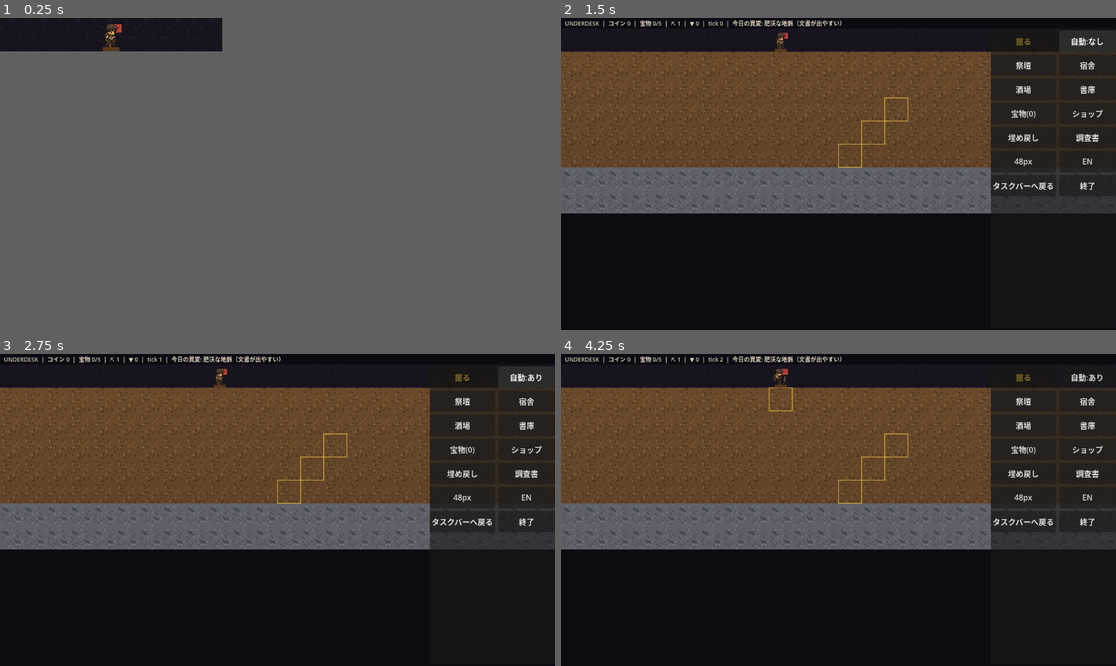
Above: before the commit, frames 1-4 (two rows, left to right).
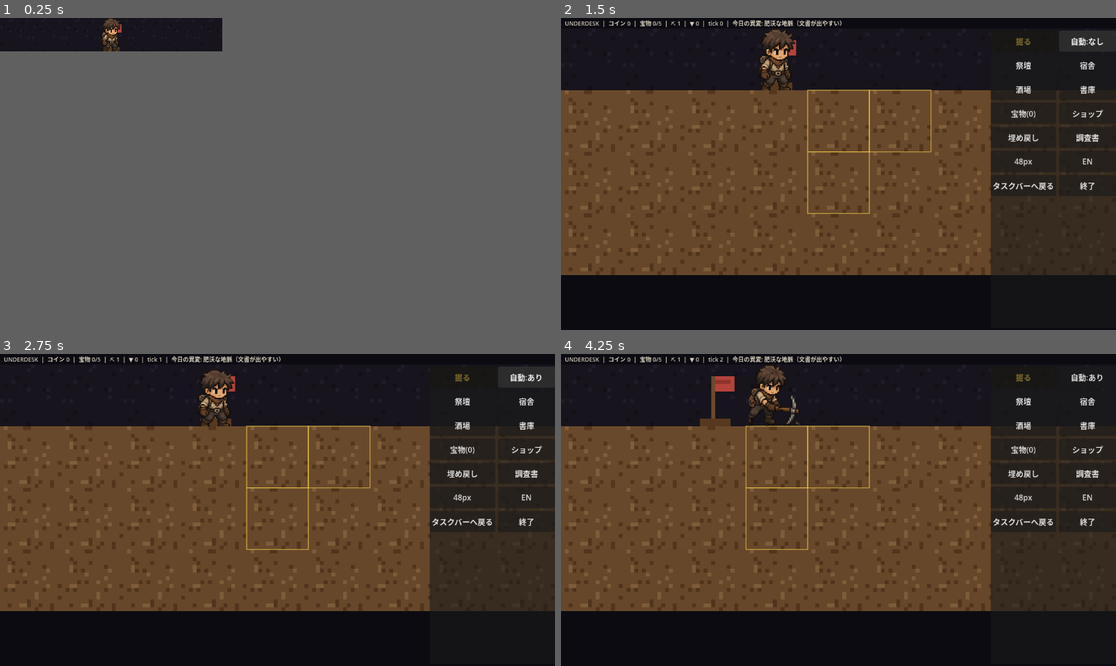
Above: after the commit, the same moments.

Repository: jinsei0604/UnderDesk
Game: Godot game, scene res://src/ui/main.tscn
Two runs of this game, one before a commit and one after it. Both use one fixed random seed, a clock stepped at 60 frames per second and the inputs below.
Inputs (mouse positions are in pixels of both pictures, inside the frame that each line leads up to):
- Up to frame 1 (0.25 s): no input
- Up to frame 2 (1.5 s): tap Enter at 0.5 s; drag from (672, 33) to (694, 27) at 0.52 s; click "自動:あり" at 1.25 s
- Up to frame 3 (2.75 s): click "自動:なし" at 2 s
- Up to frame 4 (4.25 s): click "祭壇" at 2.75 s; click "掘る" at 3.5 s

The runs differ from the first frame. In frame 1, 0.2% of the frame differs, in the area x 18-22%, y 0-11%; in frame 2, 44%, in the area x 0-100%, y 3-83%; in frame 3, 44%; in frame 4, 44%.

Commit message:
Tunnel-cam: big zoom, protagonist-locked camera, rightward digging
Per the reference image:
- Expanded view zooms to 128px cells (about 7x5 cells in frame), and
  in-game sprites are resampled to 128px with Lanczos so the hero
  digging in the center reads at near-native illustration quality.
  Illustrated sprites now fill the whole cell instead of the inset box.
- The camera anchors on the protagonist in both views and follows
  every tick as they move.
- Auto-dig carves a serpentine tunnel: left-to-right along the row,
  drop one row at the end, dig back - horizontal tunnelling to the eye
  while depth still advances through the strata.

Co-Authored-By: Claude Fable 5 <noreply@anthropic.com>

Diff:
--- a/src/core/sim.gd
+++ b/src/core/sim.gd
@@ -130,15 +130,26 @@
 	_ensure_rows(deepest + UD.GRID_EXPAND_ROWS)
 	match dig_policy:
 		UD.DigPolicy.DOWN:
-			# Layer order: fully clear the shallowest unfinished row before
-			# descending, so no soil columns are left hanging beside the shaft.
+			# Serpentine tunnel: odd rows dig left-to-right, even rows dig
+			# back right-to-left, dropping one row at each end. Progress
+			# reads as horizontal tunnelling (per the reference image)
+			# while depth still advances through the strata.
 			for y in range(1, grid.height):
-				for x in grid.width:
+				var xs: Array[int] = []
+				if y % 2 == 1:
+					for x in grid.width:
+						xs.append(x)
+				else:
+					for x in range(grid.width - 1, -1, -1):
+						xs.append(x)
+				for x in xs:
 					var cell := Vector2i(x, y)
 					if grid.terrain_at(cell) != UD.Terrain.AIR:
 						candidates.append(cell)
+						if candidates.size() >= UD.MINION_MAX:
+							return candidates
 				if not candidates.is_empty():
-					break
+					return candidates
 		UD.DigPolicy.WIDEN:
 			for x in grid.width:
 				var air := Vector2i(x, deepest)
@@ -148,15 +159,14 @@
 					var side := air + Vector2i(dx, 0)
 					if grid.is_inside(side) and grid.terrain_at(side) != UD.Terrain.AIR:
 						candidates.append(side)
-	# Closest to the depot column first; ties resolve left-to-right.
-	candidates.sort_custom(
-		func(a: Vector2i, b: Vector2i) -> bool:
-			var da := absi(a.x - UD.DEPOT_POS.x)
-			var db := absi(b.x - UD.DEPOT_POS.x)
-			if da != db:
-				return da < db
-			return a.x < b.x
-	)
+			candidates.sort_custom(
+				func(a: Vector2i, b: Vector2i) -> bool:
+					var da := absi(a.x - UD.DEPOT_POS.x)
+					var db := absi(b.x - UD.DEPOT_POS.x)
+					if da != db:
+						return da < db
+					return a.x < b.x
+			)
 	return candidates
 
 
--- a/src/ui/main.gd
+++ b/src/ui/main.gd
@@ -53,7 +53,6 @@
 var _build_room_id: String = ""
 var scroll_y: int = 0
 var scroll_x: int = 0
-var _follow_id: int = -1
 var _anim_frame: int = 0
 var _tally_text: String = ""
 var _tally_until_tick: int = 0
@@ -67,8 +66,9 @@
 const BUTTON_MIN_SIZE := Vector2(118, 44)
 const ACTIVE_BUTTON_TINT := Color(1.0, 0.85, 0.3)
 
-## Expanded view zoom: 3x pixels so the sprites read in full detail.
-const EXPANDED_CELL_PX: int = 48
+## Expanded view zoom: near-native sprite resolution, tunnel close-up
+## framing (about 7x5 cells in view).
+const EXPANDED_CELL_PX: int = 128
 ## UI-side sprite animation cadence (does not touch the simulation).
 const ANIM_FRAME_SECONDS: float = 0.4
 var unread_docs: Array[String] = []
@@ -204,36 +204,16 @@
 		sim.collect_loot()
 	_treasure_button.text = "%s(%d)" % [locale.text("UI_TREASURES"), sim.items.size()]
 	UDResidentWindow.sync_render_loop(get_window())
-	if settings.resident_mode:
-		_follow_camera()
+	_follow_camera()
 	queue_redraw()
 
 
-## The strip camera follows one worker, preferring whoever is digging:
-## a digger stands right beside the remaining solid blocks of its row,
-## so the visible row always contains both the minion and the dirt.
+## The camera anchors on the protagonist (minion 0): wherever they walk
+## or dig, the view follows.
 func _followed_minion() -> UDMinion:
-	var current: UDMinion = null
-	for minion in sim.minions:
-		if minion.id == _follow_id:
-			current = minion
-			break
-	if current != null and current.state == UDMinion.State.DIGGING:
-		return current
-	for minion in sim.minions:
-		if minion.state == UDMinion.State.DIGGING:
-			_follow_id = minion.id
-			return minion
-	if current != null and current.state != UDMinion.State.IDLE:
-		return current
-	for minion in sim.minions:
-		if minion.state != UDMinion.State.IDLE:
-			_follow_id = minion.id
-			return minion
-	if not sim.minions.is_empty():
-		_follow_id = sim.minions[0].id
-		return sim.minions[0]
-	return null
+	if sim.minions.is_empty():
+		return null
+	return sim.minions[0]
 
 
 func _follow_camera() -> void:
@@ -242,6 +222,9 @@
 		return
 	var max_scroll: int = maxi(0, sim.grid.height - _visible_rows())
 	scroll_y = clampi(star.pos.y - _visible_rows() / 2, 0, max_scroll)
+	if not settings.resident_mode:
+		var max_scroll_x: int = maxi(0, sim.grid.width - _visible_cols())
+		scroll_x = clampi(star.pos.x - _visible_cols() / 2, 0, max_scroll_x)
 
 
 func _connect_sim_signals() -> void:
@@ -558,19 +541,23 @@
 		var bob := 0.0
 		if minion.state != UDMinion.State.IDLE:
 			bob = float(((sim.tick_count + minion.id) % 2) * maxi(1, cell_px / 12))
-		var body := Rect2(
-			rect.position + Vector2(inset, inset + bob),
-			Vector2(cell_px - inset * 2, cell_px - inset * 2 - bob)
-		)
 		var art_key := art.minion_key(minion.id)
 		if art.has_art(art_key):
+			# Illustrated sprites carry their own margins: use the full cell.
+			var sprite_rect := Rect2(
+				rect.position + Vector2(0, bob), Vector2(cell_px, cell_px - bob)
+			)
 			var tex: Texture2D
 			if minion.state == UDMinion.State.IDLE or art.frame_count(art_key) <= 1:
 				tex = art.texture(art_key)
 			else:
 				tex = art.frame(art_key, _anim_frame + minion.id)
-			draw_texture_rect(tex, body, false)
+			draw_texture_rect(tex, sprite_rect, false)
 			continue
+		var body := Rect2(
+			rect.position + Vector2(inset, inset + bob),
+			Vector2(cell_px - inset * 2, cell_px - inset * 2 - bob)
+		)
 		draw_rect(body, MINION_COLORS[minion.id % MINION_COLORS.size()])
 		# Two dark eyes: placeholder charm until real sprites land (§6).
 		var eye := maxf(1.0, cell_px / 12.0)
@@ -728,17 +715,7 @@
 	settings.resident_mode = false
 	settings.save()
 	_apply_window_mode()
-	# Open the view centered on whoever is working.
-	var star := _followed_minion()
-	if star != null:
-		scroll_x = clampi(
-			star.pos.x - _visible_cols() / 2, 0,
-			maxi(0, sim.grid.width - _visible_cols())
-		)
-		scroll_y = clampi(
-			star.pos.y - _visible_rows() / 2, 0,
-			maxi(0, sim.grid.height - _visible_rows())
-		)
+	_follow_camera()
 	_refresh_button_texts()
 
 
@@ -965,7 +942,7 @@
 	sim = UDSim.prestige_reset(sim, strata_db, item_db.all_ids())
 	_connect_sim_signals()
 	scroll_y = 0
-	_follow_id = -1
+	scroll_x = 0
 	_tally_text = ""
 	unread_docs.clear()
 	UDSaveManager.save_game(sim)
--- a/tests/core/test_auto_dig.gd
+++ b/tests/core/test_auto_dig.gd
@@ -24,18 +24,35 @@
 	assert_gt(int(sim.inventory[UD.RES_GOLD]), 5, "coins flow without clicks")
 
 
+func test_policy_digs_rightward_serpentine() -> void:
+	# Per the reference image: the tunnel heads sideways, not straight
+	# down. Row 1 is dug left-to-right as a contiguous corridor.
+	var sim := UDSim.new_game(UDTestFixtures.strata(), 11)
+	sim.dig_policy = UD.DigPolicy.DOWN
+	sim.advance(250)
+	var dug_xs: Array[int] = []
+	for x in sim.grid.width:
+		if sim.grid.is_walkable(Vector2i(x, 1)):
+			dug_xs.append(x)
+	assert_gt(dug_xs.size(), 2, "corridor is being carved")
+	assert_eq(dug_xs[0], 0, "tunnel starts at the left edge")
+	# Contiguous prefix: worked cells hug the tunnel face.
+	assert_eq(dug_xs[dug_xs.size() - 1], dug_xs.size() - 1,
+		"corridor is contiguous from the left")
+
+
 func test_policy_down_clears_layer_by_layer() -> void:
 	# User feedback: straight-down digging left standing soil columns
 	# beside the shaft. Auto-dig must finish a whole row before descending.
 	var sim := UDSim.new_game(UDTestFixtures.strata(), 11)
 	sim.dig_policy = UD.DigPolicy.DOWN
-	sim.advance(300)
+	sim.advance(150)
 	var row1_air := 0
 	for x in sim.grid.width:
 		if sim.grid.is_walkable(Vector2i(x, 1)):
 			row1_air += 1
 	assert_gt(row1_air, 0, "row 1 is being cleared")
-	# Row 1 is 60 cells: not finished in 300 ticks, so nothing deeper
+	# Row 1 is 60 cells: not finished in 150 ticks, so nothing deeper
 	# may have been dug yet.
 	assert_lt(row1_air, sim.grid.width, "row 1 not finished yet")
 	for y in range(2, sim.grid.height):
--- a/tools/extract_sprites.gd
+++ b/tools/extract_sprites.gd
@@ -9,6 +9,9 @@
 ## where <config> selects a preset below.
 
 const BG_TOLERANCE := 0.075
+## In-game sprites are resampled to this size (matches the expanded
+## view's cell) so nearest-neighbor drawing stays crisp.
+const GAME_SPRITE_SIZE := 128
 
 ## preset -> { src, crops: { out_name: [x, y, w, h] } }
 const PRESETS := {
@@ -67,6 +70,8 @@
 			print("EMPTY after trim: ", out_name)
 			continue
 		var squared := _square(trimmed)
+		if out_name.begins_with("minion_"):
+			squared.resize(GAME_SPRITE_SIZE, GAME_SPRITE_SIZE, Image.INTERPOLATE_LANCZOS)
 		var out_path := ProjectSettings.globalize_path("res://assets/art/%s.png" % out_name)
 		squared.save_png(out_path)
 		print("saved %s (%dx%d)" % [out_name, squared.get_width(), squared.get_height()])
Binary file changed: assets/art/minion_0.png
Binary file changed: assets/art/minion_0_f2.png
Binary file changed: assets/art/minion_0_f3.png
Binary file changed: assets/art/minion_2.png
Binary file changed: assets/art/minion_2_f2.png
